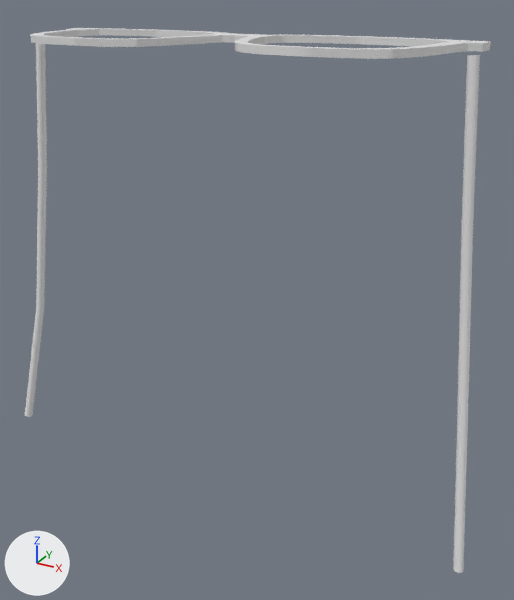
The glTF model tools/frame-generator/output/modelo-001/armazon-frente-generado.glb: old version first, new version second.
Camera for both pictures: a 50 mm lens placed at (0.111, -0.183, 0.014), pointed at (0.009, 0.003, -0.079). The lights are fixed; the arrows at lower left show +X, +Y and +Z. The picture after the commit comes second. Vertices at exactly the same position are counted once.

Objects in the first picture: 'FrenteArmazon', 'PatillaDerecha', 'PatillaIzquierda'.
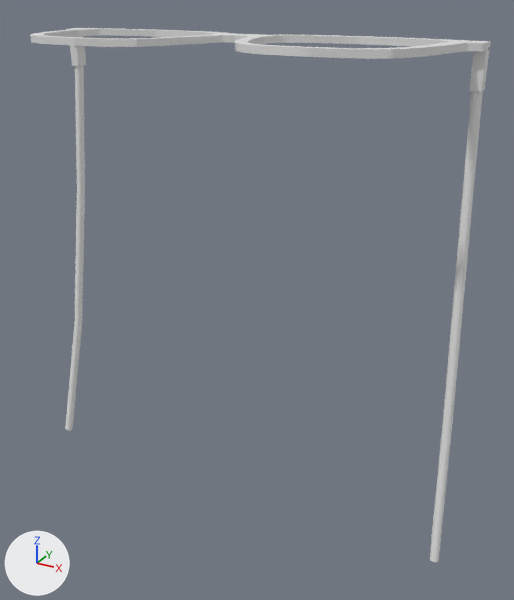
Pixel boxes (x1, y1, x2, y2) of what changed, in the pictures (514 x 600 px):
'PatillaDerecha', reshaped, moved (96% wider, 9% shorter)
    before: (453, 55, 480, 573)
    after: (429, 91, 483, 562)
'FrenteArmazon', reshaped (103% taller)
    before: (30, 28, 491, 59)
    after: (30, 28, 491, 92)
'PatillaIzquierda', reshaped, moved (9% narrower)
    before: (25, 43, 47, 417)
    after: (65, 65, 85, 430)
part 1 of me_geometriafrente, added
    after: (70, 36, 86, 66)
part 2 of me_geometriafrente, added
    after: (470, 48, 489, 92)

What changed in the scene script:
```text
Change me_geometriafrente:
    used by ob_frentearmazon; location = (0.0, 0.0, 0.0)
    remove me_geometriafrente.from_pydata(...)  # 5178 vertices, 10360 faces; spans x -0.07..0.0699, y -0.0232..0.0233, z -0.001..0.001
    add me_geometriafrente.from_pydata(...)  # 5194 vertices, 10384 faces; spans x -0.07..0.0699, y -0.0232..0.0233, z -0.011..0.001
    me_geometriafrente part 1: a new loose piece, a box spanning x -0.07..-0.067, y 0.0134..0.0174, z -0.011..-0.0005, in mat_materialarmazon (white #e7e7e7)
    me_geometriafrente part 2: a new loose piece, a box spanning x 0.0669..0.0699, y 0.0134..0.0174, z -0.011..-0.0005, in mat_materialarmazon (white #e7e7e7)
Change me_geometria_patilladerecha:
    used by ob_patilladerecha; location = (0.0699, 0.0, -0.001)
    remove me_geometria_patilladerecha.from_pydata(...)  # 40 vertices, 60 faces; spans x -0.0015..0.0175, y -0.0155..0.0015, z -0.1423..0.0001
    add me_geometria_patilladerecha.from_pydata(...)  # 40 vertices, 60 faces; spans x -0.0015..0.0095, y -0.0194..0.0014, z -0.1423..0.0001
    me_geometria_patilladerecha part 3: 40 of 40 vertices moved; they spanned x -0.0015..0.0175, y -0.0155..0.0015, z -0.1423..0.0001 and now span x -0.0015..0.0095, y -0.0194..0.0014, z -0.1423..0.0001; mean shift (-0.0037, -0.002, 0.0)
Change me_geometria_patillaizquierda:
    used by ob_patillaizquierda; location = (-0.07, 0.0, -0.001)
    remove me_geometria_patillaizquierda.from_pydata(...)  # 40 vertices, 60 faces; spans x -0.0175..0.0015, y -0.0155..0.0015, z -0.1423..0.0001
    add me_geometria_patillaizquierda.from_pydata(...)  # 40 vertices, 60 faces; spans x -0.0095..0.0015, y -0.0194..0.0014, z -0.1423..0.0001
    me_geometria_patillaizquierda part 4: 40 of 40 vertices moved; they spanned x -0.0175..0.0015, y -0.0155..0.0015, z -0.1423..0.0001 and now span x -0.0095..0.0015, y -0.0194..0.0014, z -0.1423..0.0001; mean shift (0.0038, -0.002, 0.0)
Change ob_patilladerecha:
    ob_patilladerecha.location: (0.0699, 0.0, -0.001) -> (0.0684, 0.0154, -0.011)
Change ob_patillaizquierda:
    ob_patillaizquierda.location: (-0.07, 0.0, -0.001) -> (-0.0685, 0.0154, -0.011)
```
